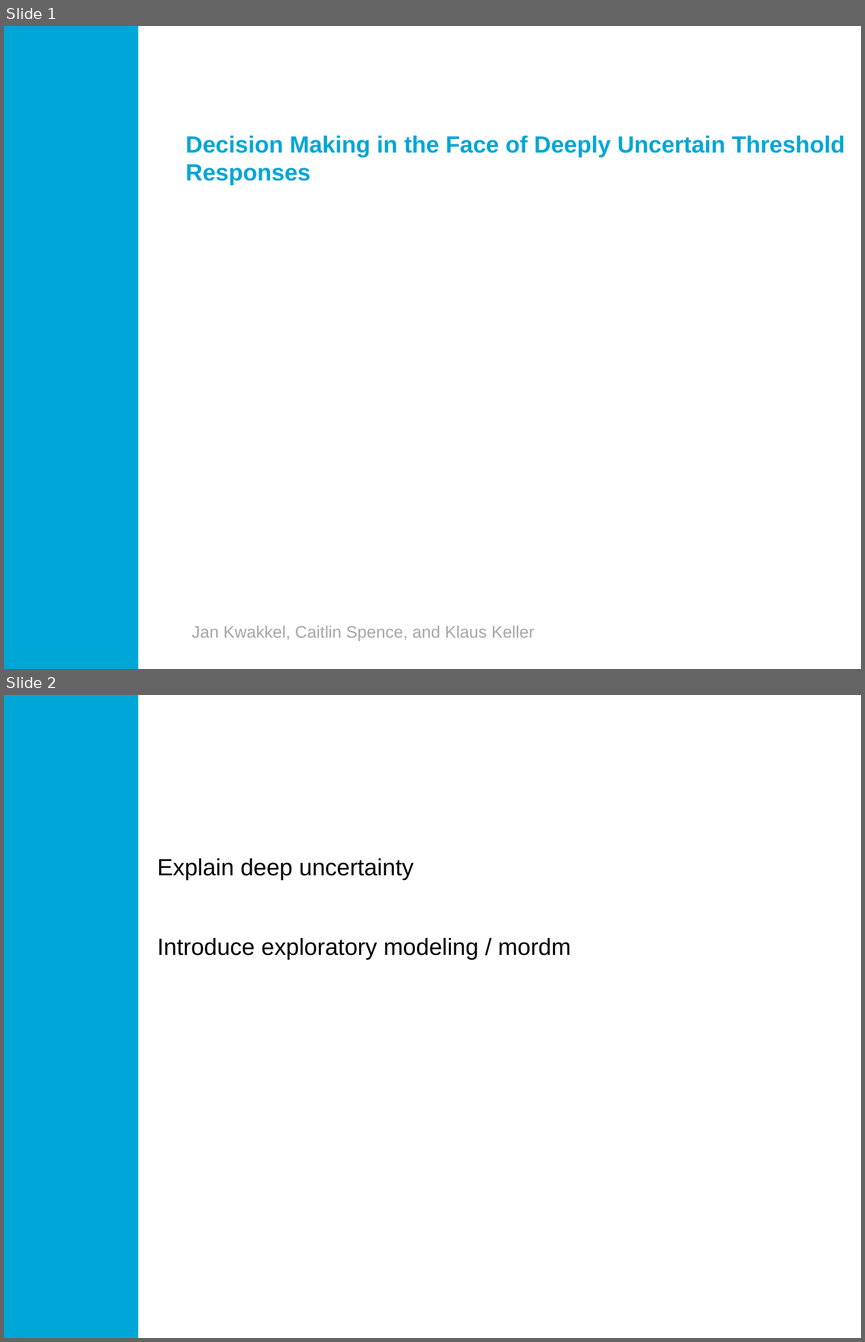
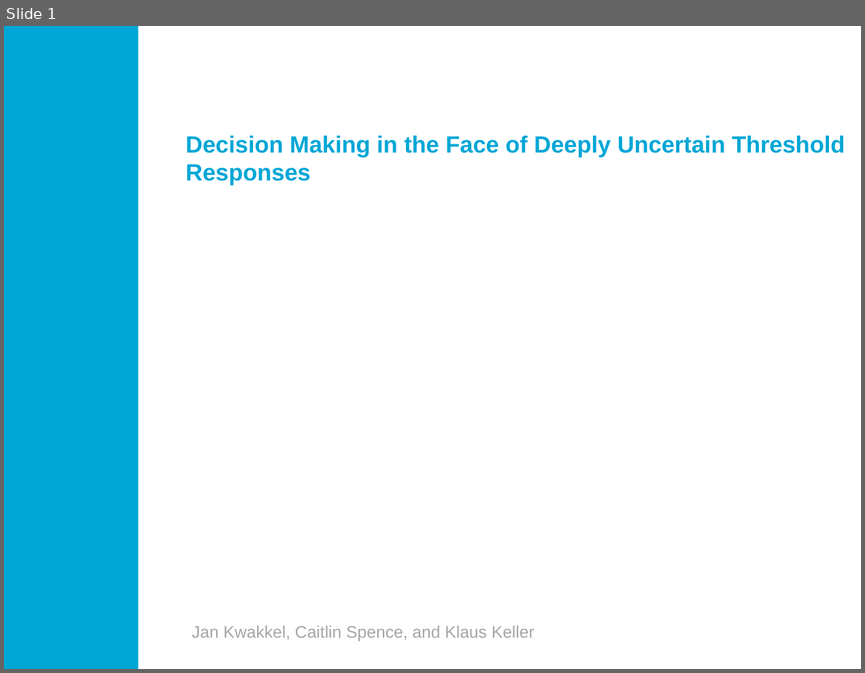
Before and after one commit to quaquel/resilience17, a slide deck: draft resilience17.pptx. Shown one above the other, each under a label of ours: slides 1 and 2 before the commit, slide 1 after it. The pictures are 865x1342 and 865x673 pixels, drawn with LibreOffice and Linux fonts; fonts in the diff are those of the drawing; background and template pictures are left out. Boxes give left, top, right and bottom in pixels: in the first picture for what was removed or moved away, otherwise in the second. Text is boxed around its words. In the diff, an @@ line names an element or a change of style, - is before the commit and + after.

```diff
--- a/draft resilience17.pptx
+++ b/draft resilience17.pptx
@@ slide 2 removed at [4, 695, 861, 1338], background #FFFFFF; not listed: 1 template element that a slide beside it also shows @@
@@ text removed at [157, 858, 570, 959] @@
-Explain deep uncertainty
-Introduce exploratory modeling / mordm
```
Also in this commit, not shown: 1 slide changed, 3 slides added, 2 other slides removed, 7 other files.
